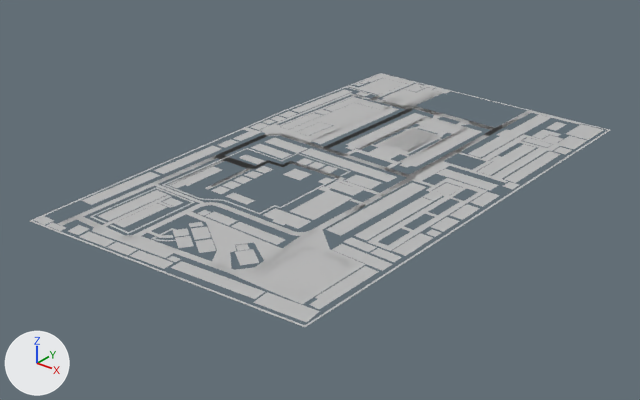
Renders of the FBX model Assets/Models/Pampanga High School Final.fbx from each side of a commit.
Camera for both pictures: a 50 mm lens placed at (22.4, -30.0, 16.7), pointed at (-0.8, -0.9, -1.4). The lights are fixed; the arrows at lower left show +X, +Y and +Z. Where no turn or scale is listed for an object, it has been applied to the vertices.

In view in the first picture: 'Borders', 'Buildings', 'Roads', 'Walkable'.
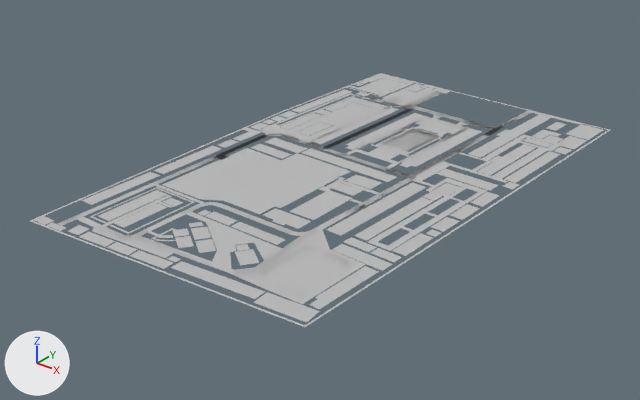
Edits to the bpy script that builds the scene:
```text
Add me_mesh_004:
    me_mesh_004.from_pydata([(-3.12, -1.02, 0.01), (0.04, -4.75, 0.01), (-3.1, 0.14, 0.01), (0.06, 0.02, 0.01), (-5.43, -0.92, 0.01), (-0.28, -4.75, 0.01), (-2.32, -5.72, 0.01), (-0.28, -5.72, 0.01), (-5.45, -6.26, 0.01), (-3.19, -6.25, 0.01)], [], [(1, 3, 0), (0, 3, 2), (1, 0, 5), (0, 4, 5), (4, 6, 5), (5, 6, 7), (6, 4, 9), (4, 8, 9)])
    me_mesh_004.materials.append(mat_lambert1)  # grey #bcbcbc
Add ob_agriculturearea:
    ob_agriculturearea = bpy.data.objects.new('AgricultureArea', me_mesh_004)
    ob_agriculturearea.location = (0.0, 0.0, 0.0)
```

Where the change shows, as pixel boxes (x1, y1, x2, y2) in the pictures (640 x 400 px):
'AgricultureArea', added: after (165, 149, 348, 213)
